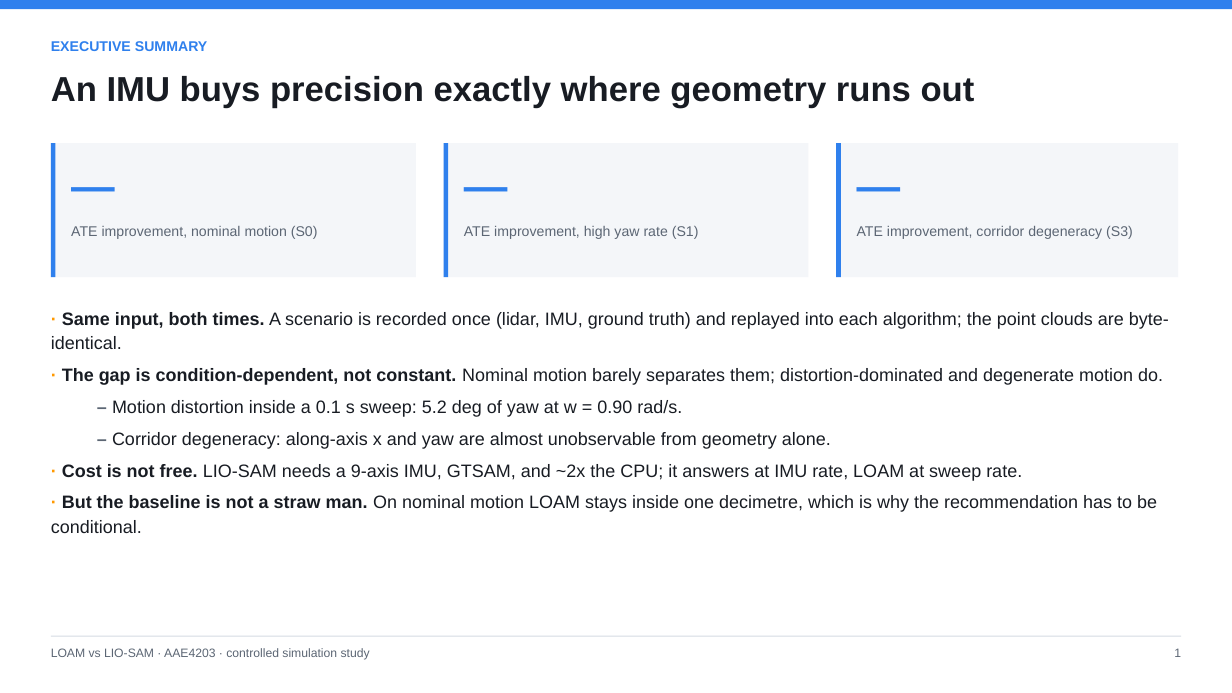
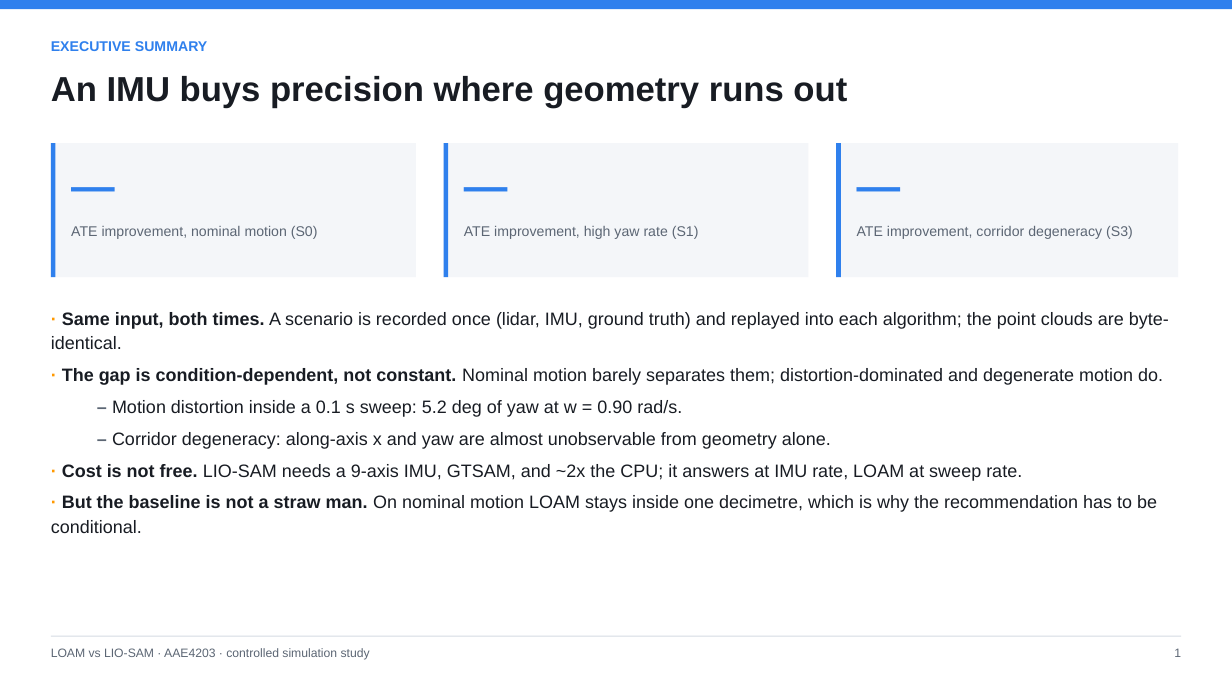
Before and after one commit to broken-pear/AAE4203_LIOSAM_demo, a slide deck: slide 2 of report/LOAM_vs_LIOSAM_comparison.pptx. Drawn at 1232x693 pixels with LibreOffice and Linux fonts; fonts in the diff are those of the drawing. Boxes give left, top, right and bottom in pixels: in the first picture for what was removed or moved away, otherwise in the second. Text is boxed around its words. In the diff, an @@ line names an element or a change of style, - is before the commit and + after.

```diff
--- a/report/LOAM_vs_LIOSAM_comparison.pptx
+++ b/report/LOAM_vs_LIOSAM_comparison.pptx
@@ text at [51,76,847,108]: text changed @@
-An IMU buys precision exactly where geometry runs out
+An IMU buys precision where geometry runs out
```
Also in this commit, not shown: 1 other slide changed, 5 other files.
